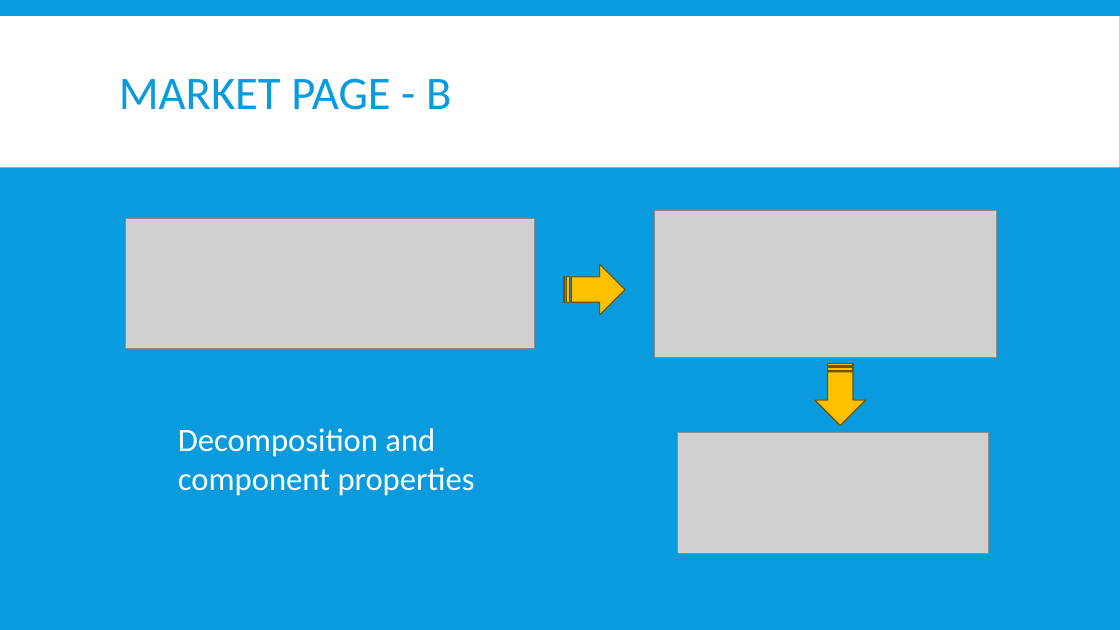
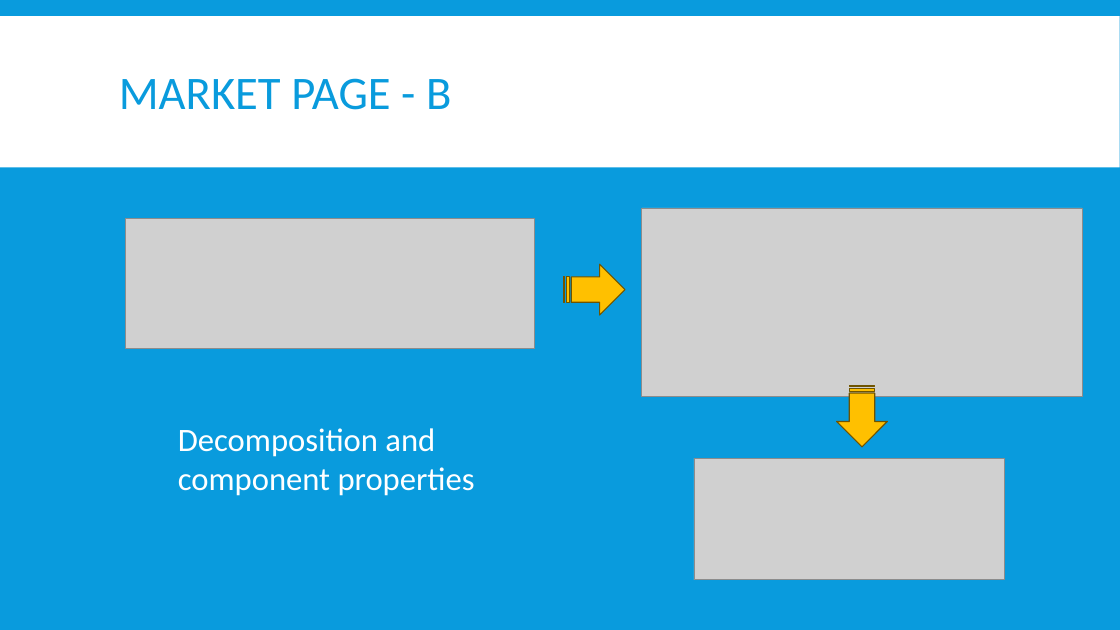
Before and after one commit to alexvirtech/preact-and-hooks, a slide deck: slide 9 of preact-tw.pptx. Drawn at 1120x630 pixels with LibreOffice and Linux fonts; fonts in the diff are those of the drawing; grey boxes stand for pictures. Boxes give left, top, right and bottom in pixels: in the first picture for what was removed or moved away, otherwise in the second. Text is boxed around its words. In the diff, an @@ line names an element or a change of style, - is before the commit and + after.

Commit message:
Sun 07-07-24

```diff
--- a/preact-tw.pptx
+++ b/preact-tw.pptx
@@ picture: place and size @@
-picture at bbox=[655, 211, 996, 358]
+picture at bbox=[642, 208, 1082, 397]
@@ striped right arrow: place and size @@
-striped right arrow at bbox=[815, 364, 866, 426]
+striped right arrow at bbox=[836, 385, 887, 447]
@@ picture: place and size @@
-picture at bbox=[678, 432, 988, 554]
+picture at bbox=[694, 458, 1004, 580]
```
